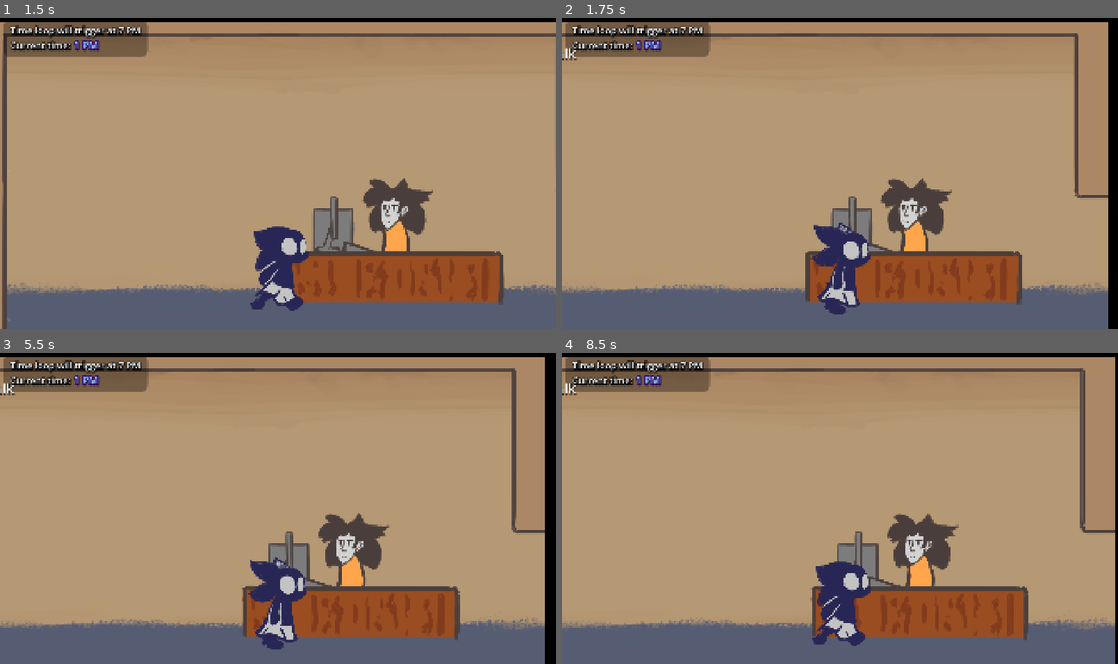
Above: before the commit, frames 1-4 (two rows, left to right).
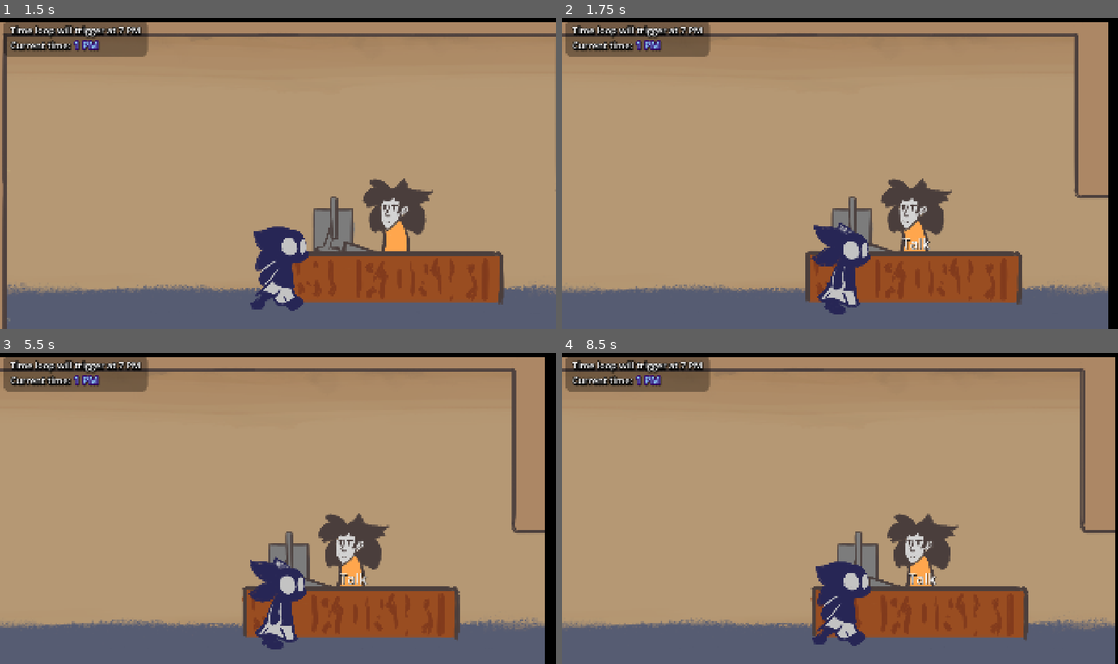
Above: after the commit, the same moments.

Repository: FlooferLand/timeloop-game
Game: Godot game, scene res://levels/the_building/the_building.tscn
Two runs of this game, one before a commit and one after it. Both use one fixed random seed, a clock stepped at 60 frames per second and the inputs below.
Inputs (mouse positions are in pixels of both pictures, inside the frame that each line leads up to):
- Up to frame 1 (1.5 s): tap Enter at 0.5 s; move the mouse to (400, 157) at 0.52 s; hold D (walk_right) from 0.53 s (still down); tap E (interact) at 0.6 s; click (400, 157) at 0.67 s; move the mouse to (166, 189) at 1.27 s; tap Space (advance_dialog) at 1.35 s
- Up to frame 2 (1.75 s): keep holding D (walk_right); tap E (interact) at 1.55 s
- Up to frame 3 (5.5 s): move the mouse to (333, 440) at 2.02 s; release D (walk_right) at 2.03 s; hold A (walk_left) 2.03-2.78 s; tap E (interact) at 2.1, 3.05, 3.6, 4.55, 5.1 s; tap Space (advance_dialog) at 2.75, 4.25, 4.35 s; move the mouse to (278, 573) at 2.77 s; hold D (walk_right) 2.78-4.28 s; tap Shift (sprint) at 2.85 s; click (278, 573) at 2.92 s; tap Enter at 3.5 s; move the mouse to (278, 623) at 3.52 s; click (278, 623) at 3.67 s; hold A (walk_left) 4.28-5.03 s; click (278, 623) at 4.42 s; move the mouse to (305, 508) at 5.02 s; hold D (walk_right) from 5.03 s (still down); click (305, 508) at 5.17 s
- Up to frame 4 (8.5 s): move the mouse to (756, 430) at 5.77 s; release D (walk_right) at 5.78 s; hold A (walk_left) 5.78-7.28 s; tap Shift (sprint) at 5.85 s; tap E (interact) at 6.05, 6.6, 7.55, 8.1 s; move the mouse to (962, 492) at 6.52 s; move the mouse to (728, 524) at 7.27 s; hold D (walk_right) from 7.28 s (still down); tap Space (advance_dialog) at 7.35 s; click (728, 524) at 7.42 s; move the mouse to (895, 440) at 8.02 s

Frame 1 is identical in both runs. In frame 2, 0.2% of the frame differs, in the area x 0-67%, y 9-75%; in frame 3, 0.2%; in frame 4, 0.2%.
Error before the commit: Cannot call method 'queue_redraw' on a null value. (res://components/interact/interact_component.gd:24)

Commit message:
I'm sure this is fine

Diff:
--- a/assets/resources/dialog/photocopy_guy.tres
+++ b/assets/resources/dialog/photocopy_guy.tres
@@ -15,15 +15,16 @@
 
 [sub_resource type="Resource" id="Resource_7xvka"]
 script = ExtResource("3_7xvka")
-text = "All my coworkers are getting replaced by robots, and yet I still copy photos because they're too lazy to open them app on their phone since they still gotta [i]eventually[/i …(66 unchanged characters)…
+text = "All my coworkers are getting replaced by robots, and copying photos is still a job more important than theirs cause higherups are too lazy to open them app on their phone and print them photos, since they still gotta [i]eventually[/i …(66 unchanged characters)…
 character = ExtResource("3_dv08q")
 additional = Array[ExtResource("2_fkcau")]([])
 metadata/_custom_type_script = "uid://dusduojuy6ico"
 
 [sub_resource type="Resource" id="Resource_mo6b0"]
 script = ExtResource("3_7xvka")
-text = "And what, did you think I'm being paid to copy my photos?
-Nuh uh, this is far more important than my job."
+text = "Anyway, did you think I'm being paid to copy my photos?
+Nuh uh, I'm copying me personal photos.
+This is far more important than my real job."
 character = ExtResource("3_dv08q")
 additional = Array[ExtResource("2_fkcau")]([])
 metadata/_custom_type_script = "uid://dusduojuy6ico"
--- a/components/interact/interact_component.gd
+++ b/components/interact/interact_component.gd
@@ -9,7 +9,7 @@
 signal on_player_interact(player: Player)
 
 @onready var collision: CollisionShape2D = $Area2D/Collision
-@onready var comp_draw: Node2D = $CanvasLayer/InteractComponentDraw
+@onready var comp_draw: InteractComponentDraw = $InteractComponentDraw
 
 @export var size: Vector2i = Vector2.ONE * 100:
 	get(): return size
@@ -21,13 +21,13 @@
 	get(): return info_offset
 	set(value):
 		info_offset = value
-		comp_draw.queue_redraw()
+		queue_redraw()
 
 @export var type: Type:
 	get(): return type
 	set(value):
 		type = value
-		comp_draw.queue_redraw()
+		queue_redraw()
 
 var player_hovering := false
 
@@ -35,18 +35,21 @@
 func player_interact(player: Player):
 	on_player_interact.emit(player)
 	player_hovering = false
-	comp_draw.queue_redraw()
+	queue_redraw()
 
 ## Called by the player when they can interact with this component
 func start_hover(player: Player):
 	player_hovering = true
-	comp_draw.queue_redraw()
+	queue_redraw()
 
 ## Called by the player when they can no longer interact with this component
 func stop_hover(player: Player):
 	player_hovering = false
-	comp_draw.queue_redraw()
+	queue_redraw()
 
 func _update_size():
 	var shape := (collision.shape as RectangleShape2D)
 	shape.size = size
+
+func _draw() -> void:
+	comp_draw.queue_redraw()
--- a/components/interact/interact_component.tscn
+++ b/components/interact/interact_component.tscn
@@ -17,9 +17,7 @@
 [node name="Collision" type="CollisionShape2D" parent="Area2D"]
 shape = SubResource("RectangleShape2D_h4gas")
 
-[node name="CanvasLayer" type="CanvasLayer" parent="."]
-layer = 5
-
-[node name="InteractComponentDraw" type="Node2D" parent="CanvasLayer" node_paths=PackedStringArray("interact_comp")]
+[node name="InteractComponentDraw" type="Node2D" parent="." node_paths=PackedStringArray("interact_comp")]
+z_index = 5
 script = ExtResource("2_f6yxh")
-interact_comp = NodePath("../..")
+interact_comp = NodePath("..")
--- a/components/interact/interact_component_draw.gd
+++ b/components/interact/interact_component_draw.gd
@@ -1,4 +1,4 @@
-@tool extends Node2D
+@tool class_name InteractComponentDraw extends Node2D
 
 @export var interact_comp: InteractComponent
 
